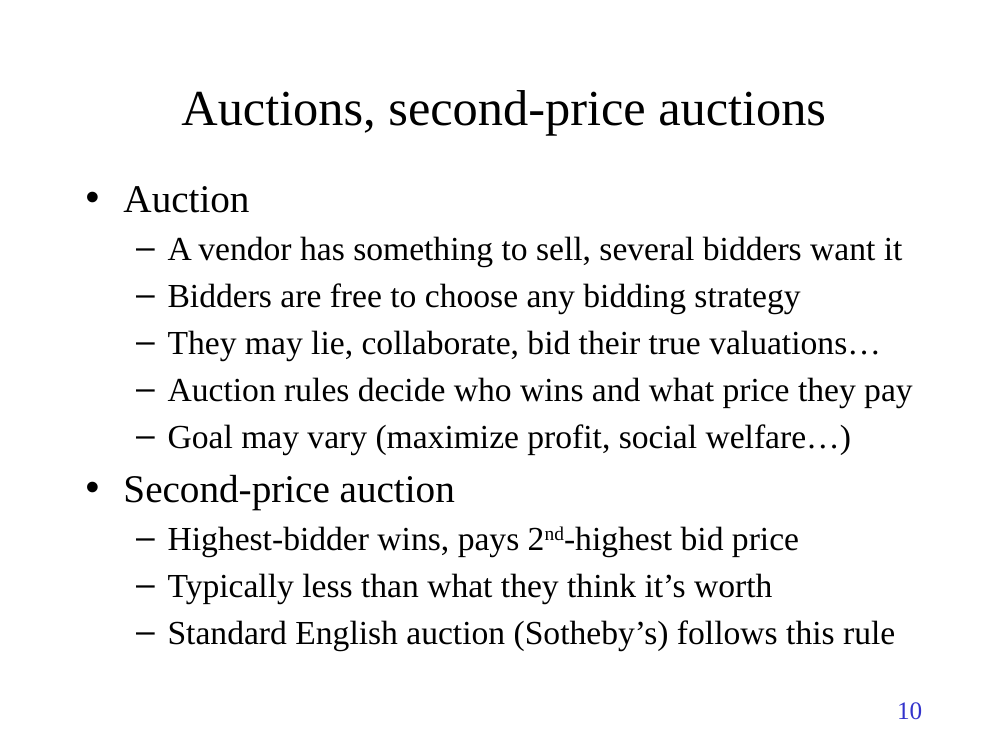
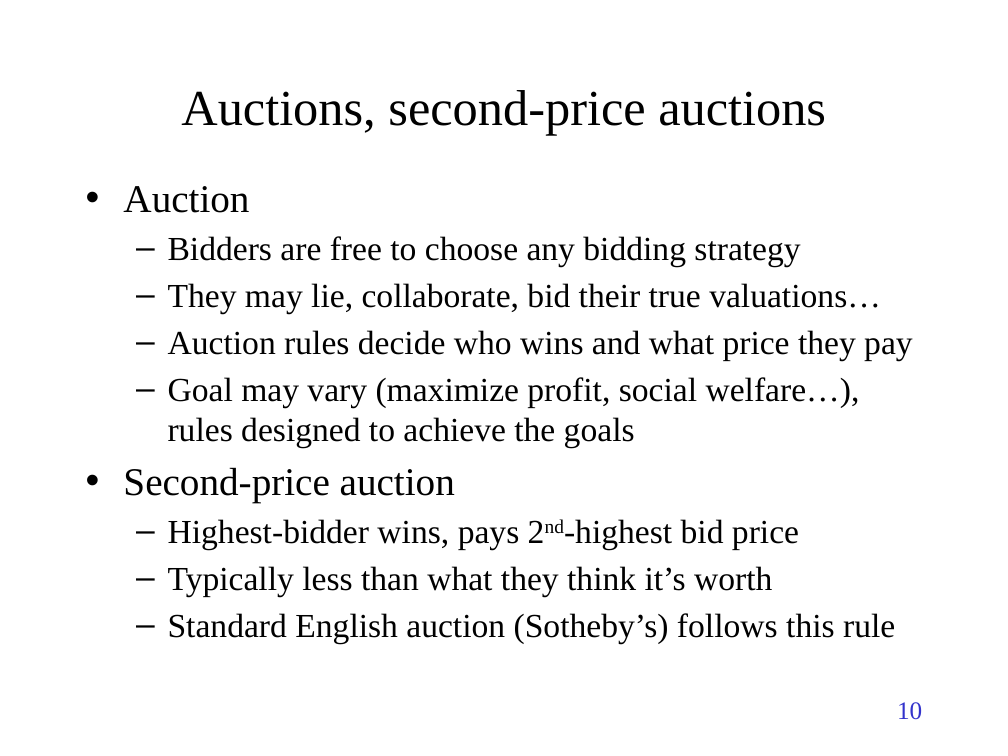
Before and after one commit to TonyWildish/P2P-Auction, a slide deck: slide 10 of Slides/PSP.pptx. Drawn at 1008x756 pixels with LibreOffice and Linux fonts; fonts in the diff are those of the drawing. Boxes give left, top, right and bottom in pixels: in the first picture for what was removed or moved away, otherwise in the second. Text is boxed around its words. In the diff, an @@ line names an element or a change of style, - is before the commit and + after.

```diff
--- a/Slides/PSP.pptx
+++ b/Slides/PSP.pptx
@@ text at box(168, 236, 903, 266): paragraph removed @@
-  – A vendor has something to sell, several bidders want it
@@ text at box(168, 377, 860, 448): text changed @@
-  – Goal may vary (maximize profit, social welfare…)
+  – Goal may vary (maximize profit, social welfare…), rules designed to achieve the goals
```
Also in this commit, not shown: 10 other slides changed, 7 slides removed.
